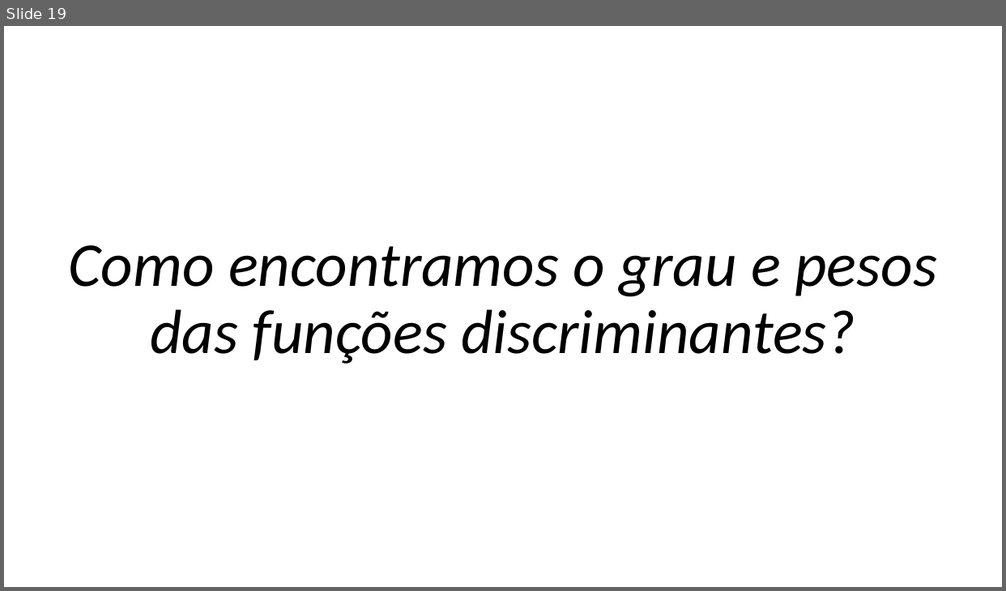
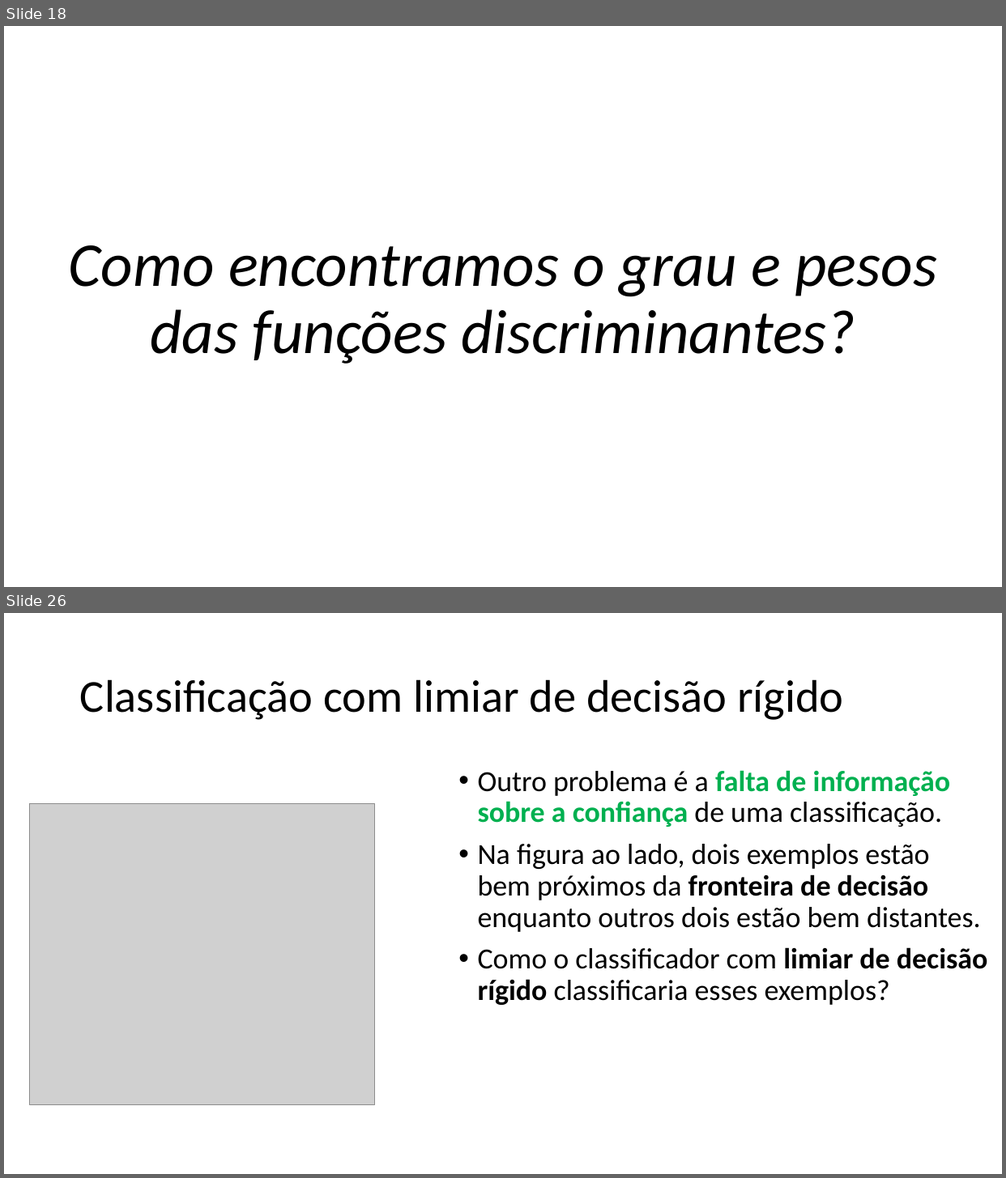
Before and after one commit to zz4fap/c24_inteligencia_artificial, a slide deck: slides/C24_Classificação.pptx. Shown one above the other, each under a label of ours: slide 19 before the commit, slides 18 and 26 after it; the slides between them are not shown. The pictures are 1006x591 and 1006x1178 pixels, drawn with LibreOffice and Linux fonts; fonts in the diff are those of the drawing; grey boxes stand for pictures. Boxes give left, top, right and bottom in pixels: in the first picture for what was removed or moved away, otherwise in the second. Text is boxed around its words. In the diff, an @@ line names an element or a change of style, - is before the commit and + after.

```diff
--- a/slides/C24_Classificação.pptx
+++ b/slides/C24_Classificação.pptx
@@ slide 26 added at <box>4,613,1002,1174</box>, background #FFFFFF @@
@@ title added at <box>80,679,843,720</box>, 44 pt, text #000000 @@
+Classificação com limiar de decisão rígido
@@ text added at <box>478,770,987,1005</box>, 28 pt, text #000000 @@
+• Outro problema é a falta de informação sobre a confiança de uma classificação.
+• Na figura ao lado, dois exemplos estão bem próximos da fronteira de decisão enquanto outros dois estão bem distantes.
+• Como o classificador com limiar de decisão rígido classificaria esses exemplos?
@@ picture added at <box>29,804,374,1105</box> @@
@@ what was slide 19 is now slide 18 @@
```
Also in this commit, not shown: 2 slides changed, 13 other slides added, 1 slide removed, 4 other files.
